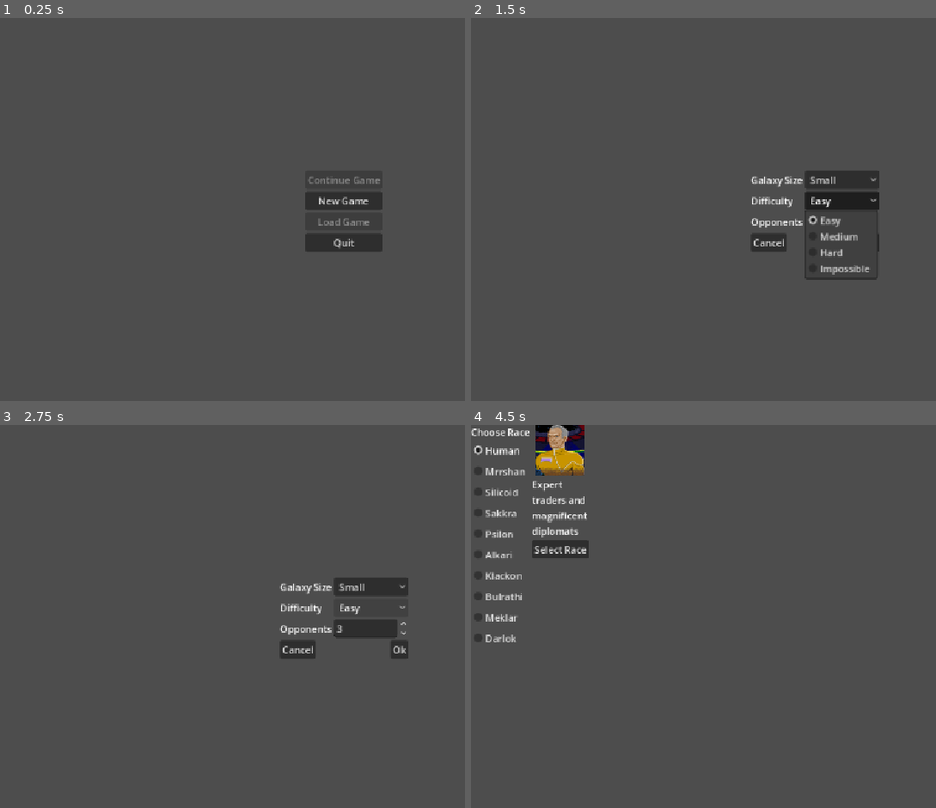
Above: before the commit, frames 1-4 (two rows, left to right).
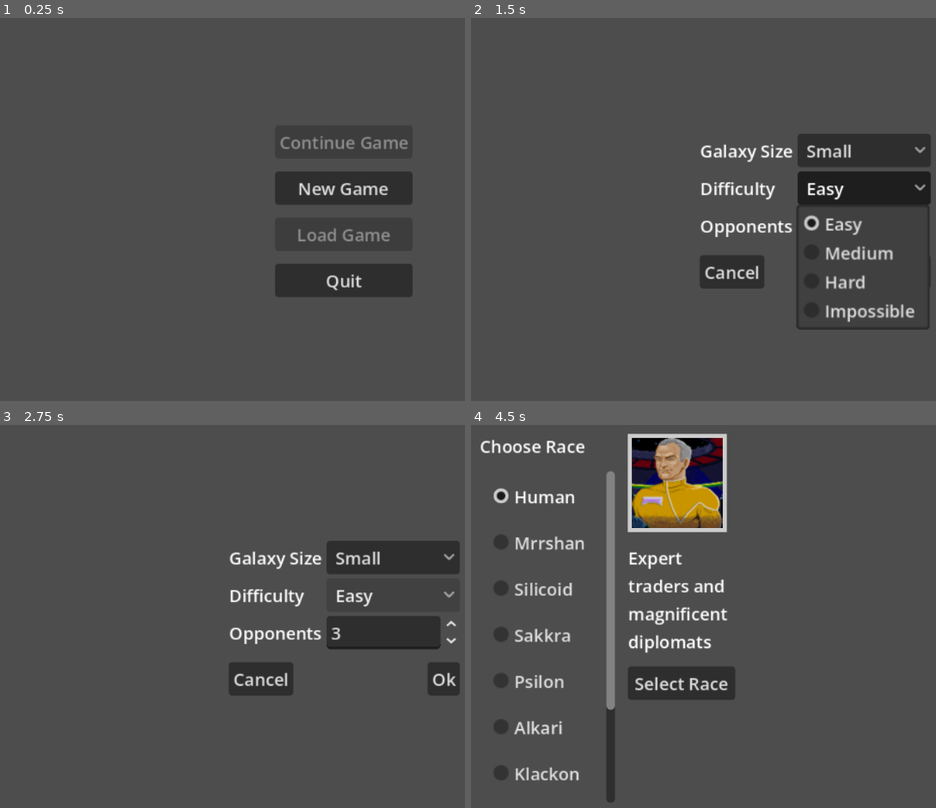
Above: after the commit, the same moments.

Repository: SamuelDavis/gmoo
Game: Godot game, scene res://main.tscn
Same seed, same stepped clock (60 frames per second), same inputs: the game is played once before the commit and once after it.
Inputs:
- Up to frame 1 (0.25 s): no input
- Up to frame 2 (1.5 s): click "New Game" at 0.5 s; click "Easy" at 1.25 s
- Up to frame 3 (2.75 s): click "Easy" at 2 s
- Up to frame 4 (4.5 s): click "Ok" at 2.75 s; click "Select Race" at 3.5 s; click "Human" at 4.25 s

The runs differ from the first frame. In frame 1, 5.0% of the frame differs, in the area x 59-89%, y 30-73%; in frame 2, 8.6%; in frame 3, 7.3%; in frame 4, 16%, in the area x 0-57%, y 0-99%.

Commit message:
responsiveness/themeing

Diff:
--- a/main.gd
+++ b/main.gd
@@ -6,10 +6,18 @@
 
 var _current_screen: Node
 var _new_game_configuration: GameConfiguration
+var _base_width: float = ProjectSettings.get_setting("display/window/size/viewport_width")
 
 
 func _ready() -> void:
+	get_window().size_changed.connect(_fit_ui_to_screen)
+	_fit_ui_to_screen()
 	_to_main_menu()
+
+
+func _fit_ui_to_screen() -> void:
+	var window: Window = get_window()
+	window.content_scale_factor = maxf(1.0, _base_width / maxi(1, window.size.x))
 
 
 func _to_main_menu() -> void:
--- a/project.godot
+++ b/project.godot
@@ -17,8 +17,16 @@
 
 [display]
 
+window/size/viewport_width=640
+window/size/viewport_height=360
+window/size/window_width_override=800
+window/size/window_height_override=360
 window/stretch/mode="canvas_items"
 window/stretch/aspect="expand"
+
+[gui]
+
+theme/custom="uid://bq6oiqmps7x74"
 
 [physics]
 
--- a/race_selection_screen.tscn
+++ b/race_selection_screen.tscn
@@ -2,6 +2,7 @@
 
 [ext_resource type="Script" uid="uid://di555atkjy82c" path="res://race_selection_screen.gd" id="1_0xanm"]
 [ext_resource type="Resource" uid="uid://sp3iyuqbygpw" path="res://races/races.tres" id="2_0xanm"]
+[ext_resource type="Texture2D" uid="uid://bhx6r6pl216ep" path="res://races/silicoid_portrait.png" id="3_ryxp0"]
 
 [node name="RaceSelectionScreen" type="Control" unique_id=1133312451]
 layout_mode = 3
@@ -13,45 +14,57 @@
 script = ExtResource("1_0xanm")
 races = ExtResource("2_0xanm")
 
-[node name="HBoxContainer" type="HBoxContainer" parent="." unique_id=1812602381]
+[node name="MarginContainer" type="MarginContainer" parent="." unique_id=53323396]
 layout_mode = 1
 anchors_preset = 9
 anchor_bottom = 1.0
-offset_right = 230.0
+offset_right = 226.0
 grow_vertical = 2
 
-[node name="RaceOptions" type="VBoxContainer" parent="HBoxContainer" unique_id=2117888264]
+[node name="HBoxContainer" type="HBoxContainer" parent="MarginContainer" unique_id=1812602381]
 layout_mode = 2
 
-[node name="ChooseRaceLabel" type="Label" parent="HBoxContainer/RaceOptions" unique_id=1275260549]
+[node name="RaceOptions" type="VBoxContainer" parent="MarginContainer/HBoxContainer" unique_id=2117888264]
+layout_mode = 2
+size_flags_horizontal = 0
+
+[node name="ChooseRaceLabel" type="Label" parent="MarginContainer/HBoxContainer/RaceOptions" unique_id=1275260549]
 layout_mode = 2
 text = "Choose Race"
 
-[node name="ScrollContainer" type="ScrollContainer" parent="HBoxContainer/RaceOptions" unique_id=1871247240]
+[node name="ScrollContainer" type="ScrollContainer" parent="MarginContainer/HBoxContainer/RaceOptions" unique_id=1871247240]
 layout_mode = 2
 size_flags_vertical = 3
+horizontal_scroll_mode = 0
 
-[node name="MarginContainer" type="MarginContainer" parent="HBoxContainer/RaceOptions/ScrollContainer" unique_id=1999691967]
+[node name="MarginContainer" type="MarginContainer" parent="MarginContainer/HBoxContainer/RaceOptions/ScrollContainer" unique_id=1999691967]
 layout_mode = 2
 
-[node name="RaceOptionsList" type="VBoxContainer" parent="HBoxContainer/RaceOptions/ScrollContainer/MarginContainer" unique_id=415960812]
+[node name="RaceOptionsList" type="VBoxContainer" parent="MarginContainer/HBoxContainer/RaceOptions/ScrollContainer/MarginContainer" unique_id=415960812]
 unique_name_in_owner = true
 layout_mode = 2
 
-[node name="RaceDetails" type="VBoxContainer" parent="HBoxContainer" unique_id=2064283339]
+[node name="RaceDetails" type="VBoxContainer" parent="MarginContainer/HBoxContainer" unique_id=2064283339]
 layout_mode = 2
+size_flags_horizontal = 0
 
-[node name="RacePortraitTextureRect" type="TextureRect" parent="HBoxContainer/RaceDetails" unique_id=830832819]
+[node name="PanelContainer" type="PanelContainer" parent="MarginContainer/HBoxContainer/RaceDetails" unique_id=825514764]
+layout_mode = 2
+size_flags_horizontal = 0
+
+[node name="RacePortraitTextureRect" type="TextureRect" parent="MarginContainer/HBoxContainer/RaceDetails/PanelContainer" unique_id=830832819]
 unique_name_in_owner = true
 layout_mode = 2
+texture = ExtResource("3_ryxp0")
 stretch_mode = 3
 
-[node name="RaceDescriptionLabel" type="Label" parent="HBoxContainer/RaceDetails" unique_id=1243593154]
+[node name="RaceDescriptionLabel" type="Label" parent="MarginContainer/HBoxContainer/RaceDetails" unique_id=1243593154]
 unique_name_in_owner = true
+custom_minimum_size = Vector2(100, 0)
 layout_mode = 2
 autowrap_mode = 2
 
-[node name="SelectRaceButton" type="Button" parent="HBoxContainer/RaceDetails" unique_id=733328489]
+[node name="SelectRaceButton" type="Button" parent="MarginContainer/HBoxContainer/RaceDetails" unique_id=733328489]
 unique_name_in_owner = true
 layout_mode = 2
 disabled = true
--- /dev/null
+++ b/theme.tres
@@ -0,0 +1,17 @@
+[gd_resource type="Theme" format=3 uid="uid://bq6oiqmps7x74"]
+
+[sub_resource type="StyleBoxFlat" id="StyleBoxFlat_ryxp0"]
+border_width_left = 4
+border_width_top = 4
+border_width_right = 4
+border_width_bottom = 4
+
+[resource]
+HBoxContainer/constants/separation = 12
+MarginContainer/constants/margin_bottom = 8
+MarginContainer/constants/margin_left = 8
+MarginContainer/constants/margin_right = 8
+MarginContainer/constants/margin_top = 8
+PanelContainer/styles/panel = SubResource("StyleBoxFlat_ryxp0")
+ScrollContainer/constants/scrollbar_h_separation = 8
+VBoxContainer/constants/separation = 12
Not shown, added: export_presets.cfg
Not shown, changed: .gitignore
